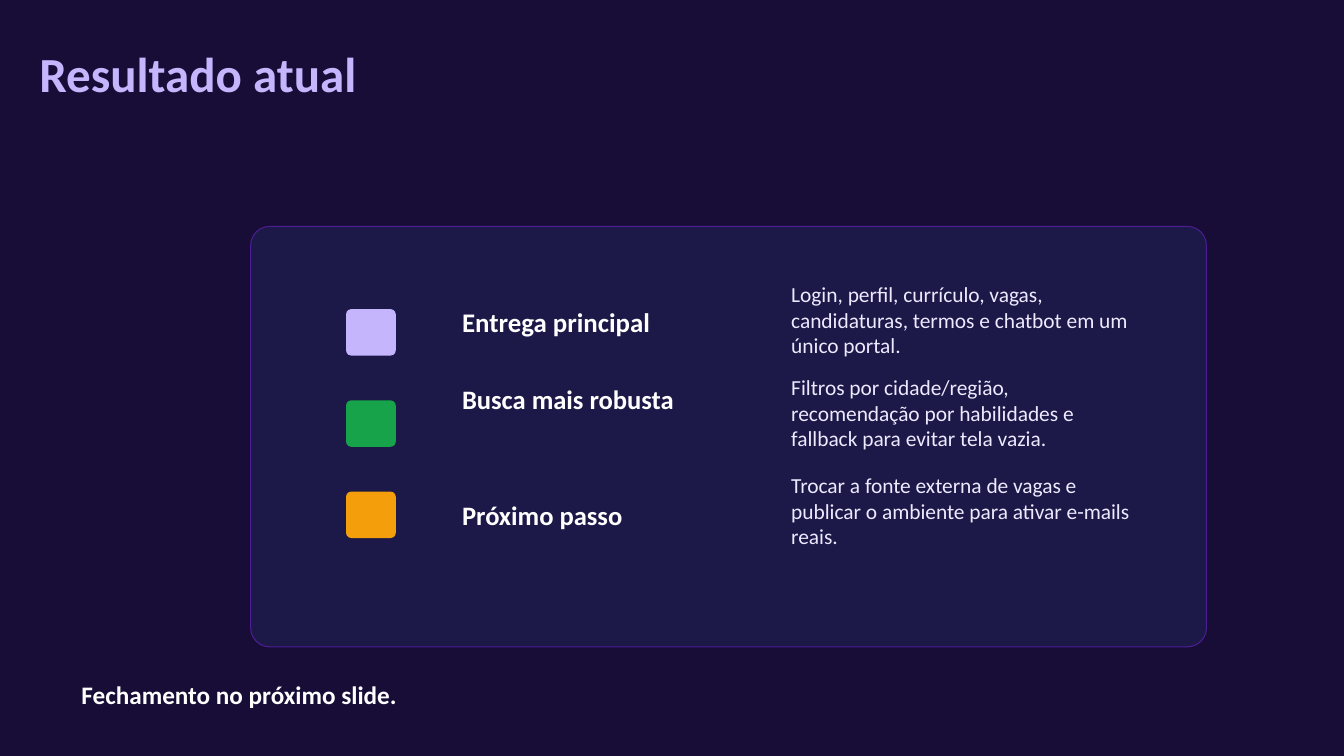
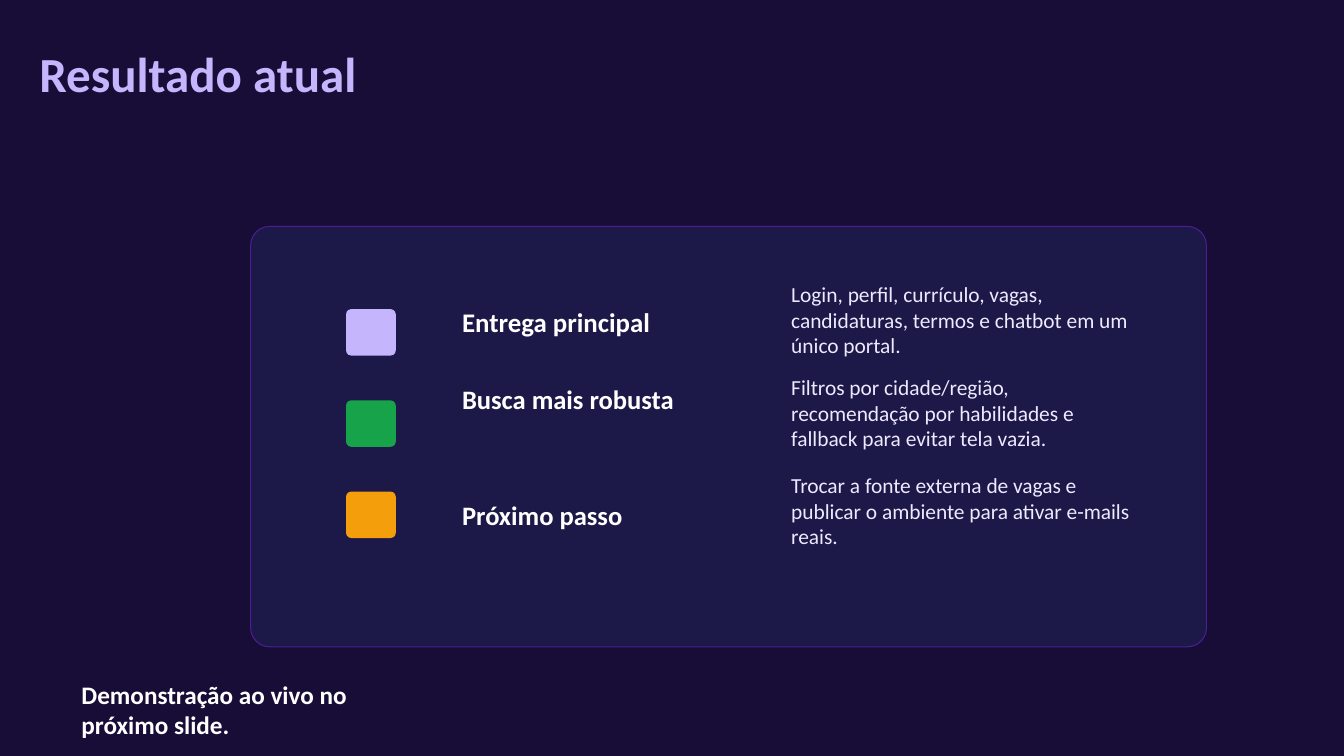
Before and after one commit to victor-hugor-log/Projeto-Final, a slide deck: slide 8 of pitch/favela-tech-apresentacao.pptx. Drawn at 1344x756 pixels with LibreOffice and Linux fonts; fonts in the diff are those of the drawing; background and template pictures are left out. Boxes give left, top, right and bottom in pixels: in the first picture for what was removed or moved away, otherwise in the second. Text is boxed around its words. In the diff, an @@ line names an element or a change of style, - is before the commit and + after.

```diff
--- a/pitch/favela-tech-apresentacao.pptx
+++ b/pitch/favela-tech-apresentacao.pptx
@@ text at bbox=[81, 686, 347, 738]: text changed @@
-Fechamento no próximo slide.
+Demonstração ao vivo no próximo slide.
```
Also in this commit, not shown: 2 other slides changed, 1 slide added, 6 other files.
